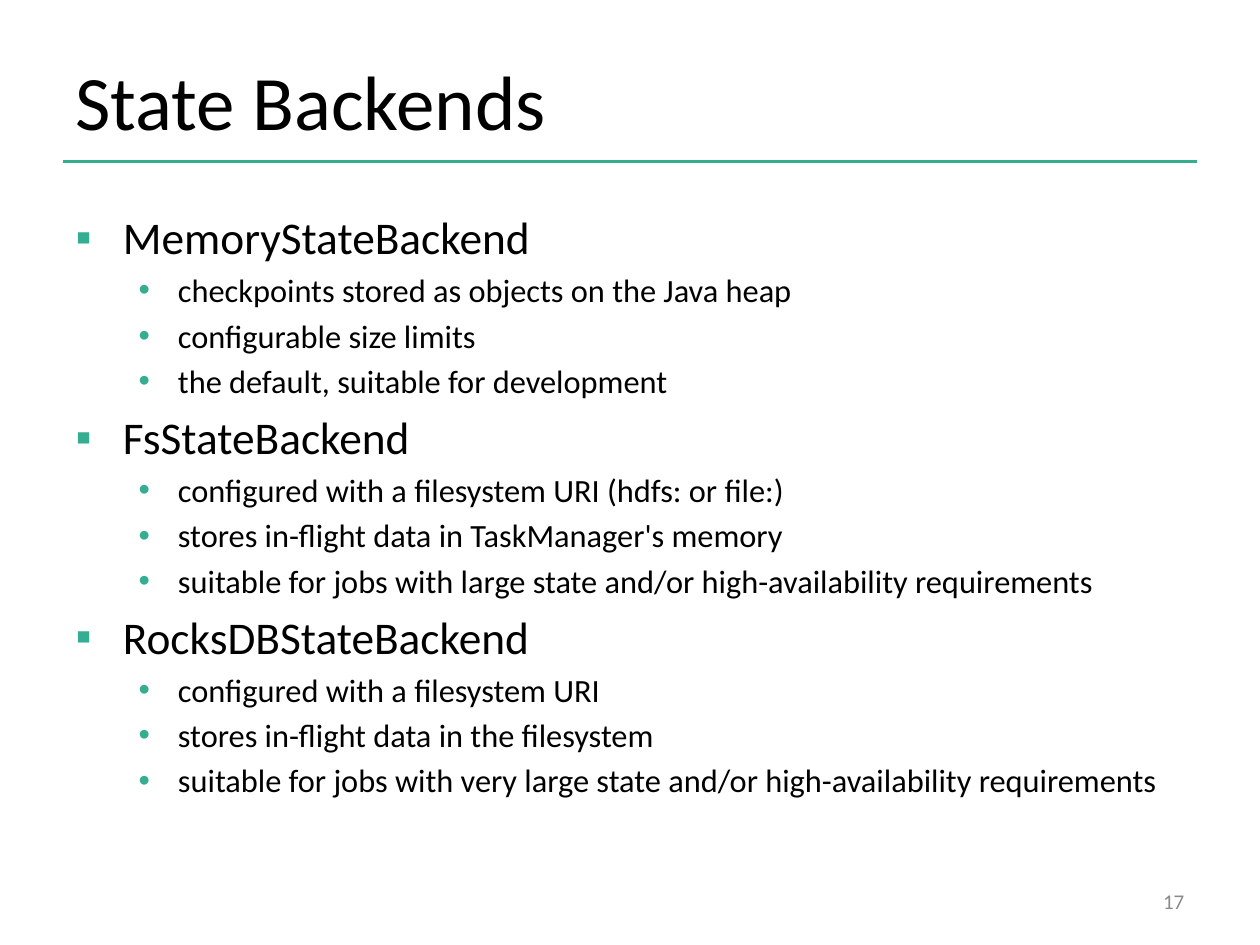
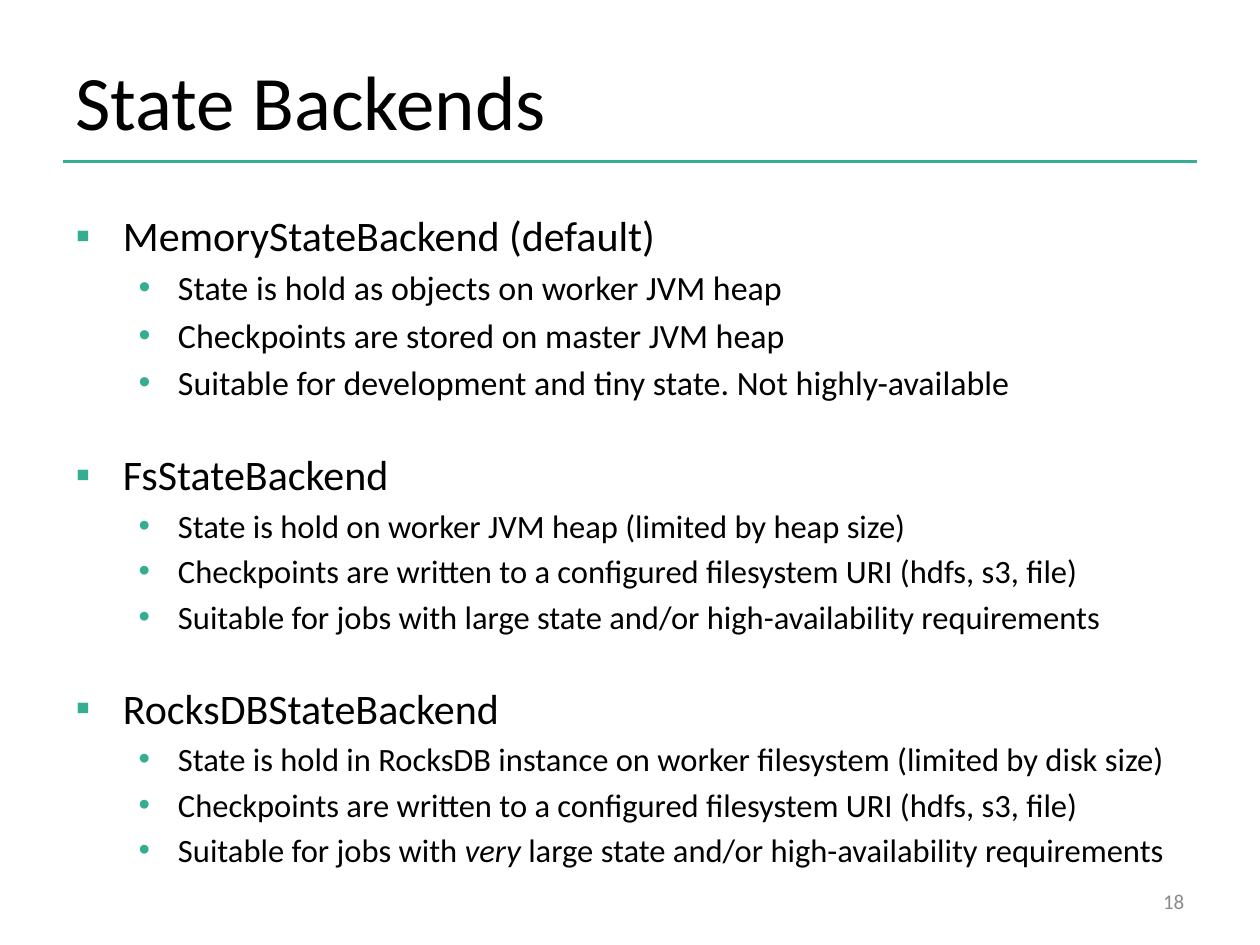
Before and after one commit to dataArtisans/flink-training-web, a slide deck: slide 18 of slides/flink_stream_statefulOps.pptx (slide 17 before the commit). Drawn at 1260x945 pixels with LibreOffice and Linux fonts; fonts in the diff are those of the drawing; background and template pictures are left out. Boxes give left, top, right and bottom in pixels: in the first picture for what was removed or moved away, otherwise in the second. Text is boxed around its words. In the diff, an @@ line names an element or a change of style, - is before the commit and + after.

```diff
--- a/slides/flink_stream_statefulOps.pptx
+++ b/slides/flink_stream_statefulOps.pptx
@@ text at (123, 220, 1009, 401): text changed; size 18.5 to 19.4 pt @@
-▪ MemoryStateBackend
-  • checkpoints stored as objects on the Java heap
-  • configurable size limits
-  • the default, suitable for development
+▪ MemoryStateBackend (default)
+  • State is hold as objects on worker JVM heap
+  • Checkpoints are stored on master JVM heap
+  • Suitable for development and tiny state. Not highly-available
@@ text at (123, 460, 499, 725): size 25.9 to 24 pt in "FsStateBackend", "RocksDBStateBackend" @@
@@ text at (178, 514, 1099, 635): text changed; size 18.5 to 18.6 pt @@
-  • configured with a filesystem URI (hdfs: or file:)
-  • stores in-flight data in TaskManager's memory
-  • suitable for jobs with large state and/or high-availability requirements
+  • State is hold on worker JVM heap (limited by heap size)
+  • Checkpoints are written to a configured filesystem URI (hdfs, s3, file)
+  • Suitable for jobs with large state and/or high-availability requirements
@@ text at (178, 747, 1163, 868): text changed; size 18.5 to 18.6 pt @@
-  • configured with a filesystem URI
-  • stores in-flight data in the filesystem
-  • suitable for jobs with very large state and/or high-availability requirements
+  • State is hold in RocksDB instance on worker filesystem (limited by disk size)
+  • Checkpoints are written to a configured filesystem URI (hdfs, s3, file)
+  • Suitable for jobs with very large state and/or high-availability requirements
@@ page number at (1163, 895, 1184, 909): text changed @@
-17
+18
```
Also in this commit, not shown: 14 other slides changed, 1 slide added, 2 slides removed, 4 other files.
